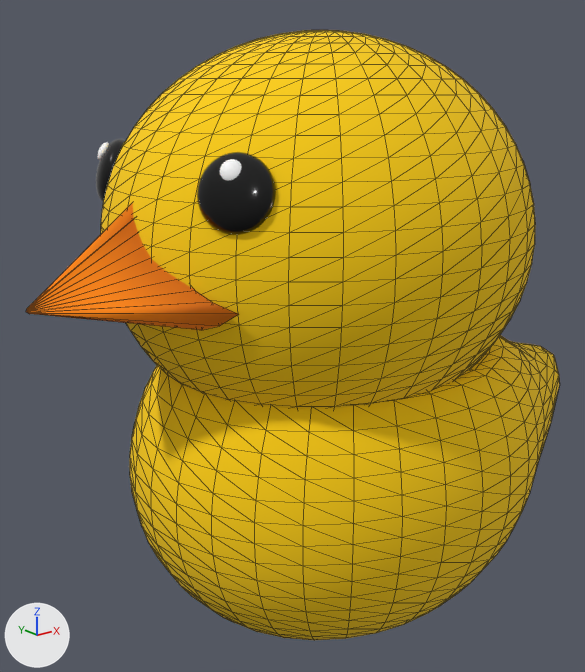
One commit to the glTF model dist/3dmodel/rubberduckmodel.glb: the scene before it, then after it.
Before and after are seen from a camera (50 mm lens) standing at (-1.139, -0.925, 1.243) and looking at (-0.222, 0.221, 0.784). Every picture has the same lights, and +X, +Y and +Z are marked at lower left. Mesh edges are drawn as thin lines on the coarser meshes. Where no turn or scale is listed for an object, it has been applied to the vertices. Vertices at the same position are counted once.

Names of what the first picture shows: '\x08부리리', 'body', 'eyeleft', 'eyeright', 'head'.
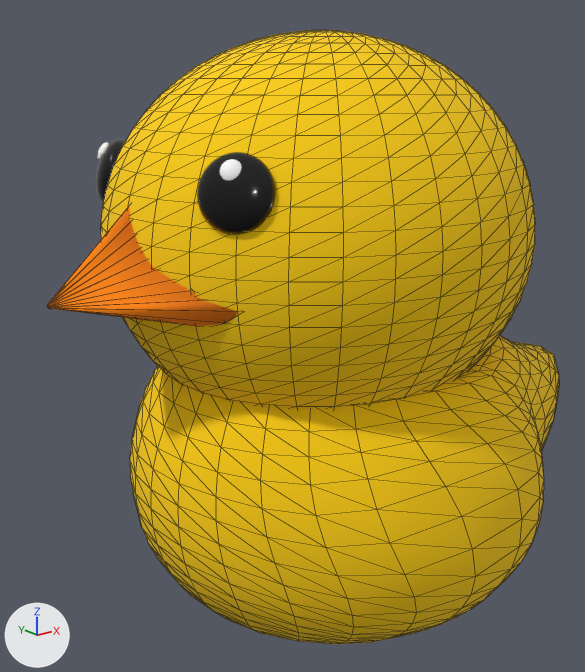
Where the change shows, as pixel boxes [x1, y1, x2, y2] in the pictures (585 x 672 px; the box of a moved part takes in the faces that stretch with it):
'body', reshaped: before [130, 335, 559, 640]; after [130, 335, 559, 644]
'\x08부리리', reshaped (10% narrower): before [26, 203, 238, 330]; after [47, 206, 238, 326]
part 2 of me_원형_006, moved or reshaped: before [27, 203, 195, 312]; after [48, 206, 190, 308]
part 3 of me_원형_006, moved or reshaped: before [29, 291, 238, 330]; after [51, 291, 238, 326]

What changed in the scene script:
```text
Change me_구체_005:
    used by ob_body; location = (-0.155, 0.155, 0.57)
    remove me_구체_005.from_pydata(...)  # 994 vertices, 1984 faces; spans x -0.42..0.653, y -0.348..0.348, z -0.275..0.218
    add me_구체_005.from_pydata(...)  # 994 vertices, 1984 faces; spans x -0.42..0.653, y -0.381..0.379, z -0.276..0.243
    me_구체_005 part 1: 695 of 994 vertices moved; they spanned x -0.418..0.595, y -0.348..0.348, z -0.273..0.218 and now span x -0.417..0.596, y -0.381..0.379, z -0.276..0.243; mean shift (0.025, 0.0, -0.005); largest move (-0.081, 0.34, -0.035) -> (0.074, 0.375, -0.077)
Change me_원형_006:
    where me_원형_006.from_pydata(...)  # 60 vertices, 116 faces; spans x -0.162..0.054, y -0.72..-0.323, z -0.292..-0.114
    used by ob_부리리; location = (-0.588, 0.667, 1.193)
    me_원형_006 part 2: all 15 vertices in x 0.013..0.026, y -0.657..-0.386, z -0.225..-0.114 are moved by (0.0, 0.006, -0.001)
    me_원형_006 part 3: all 15 vertices in x 0.03..0.054, y -0.72..-0.323, z -0.292..-0.238 are moved by (0.013, 0.006, 0.0)
    me_원형_006 part 4: all 30 vertices in x -0.162..-0.161, y -0.529..-0.514, z -0.254..-0.248 are moved by (0.033, 0.006, 0.0)
```
